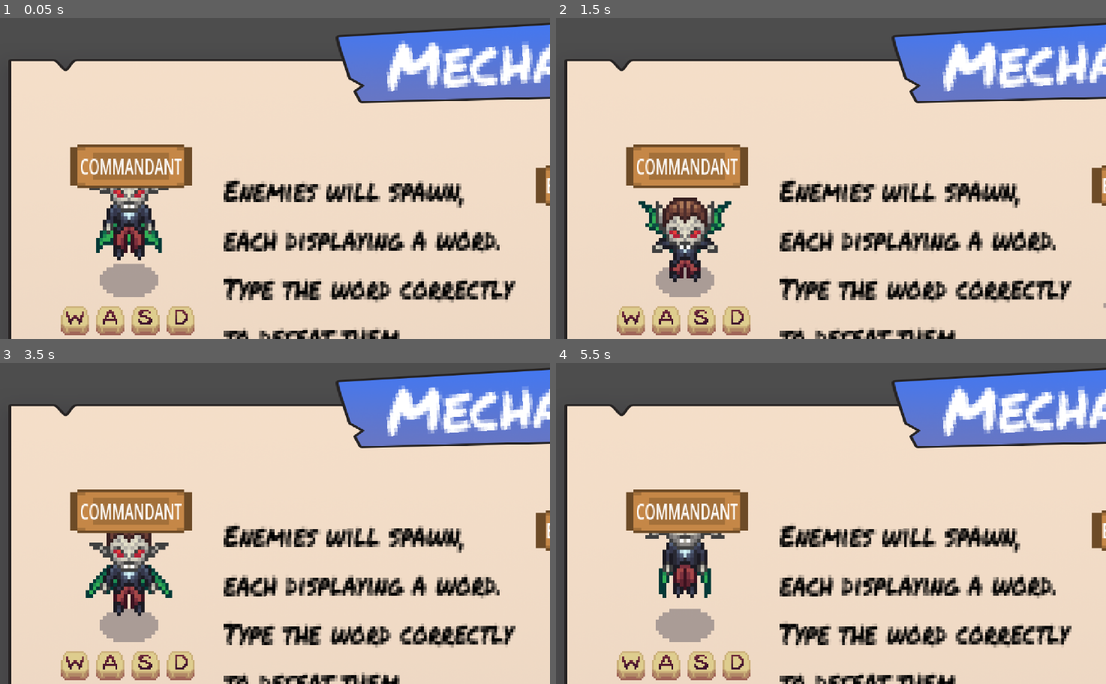
Above: before the commit, frames 1-4 (two rows, left to right).
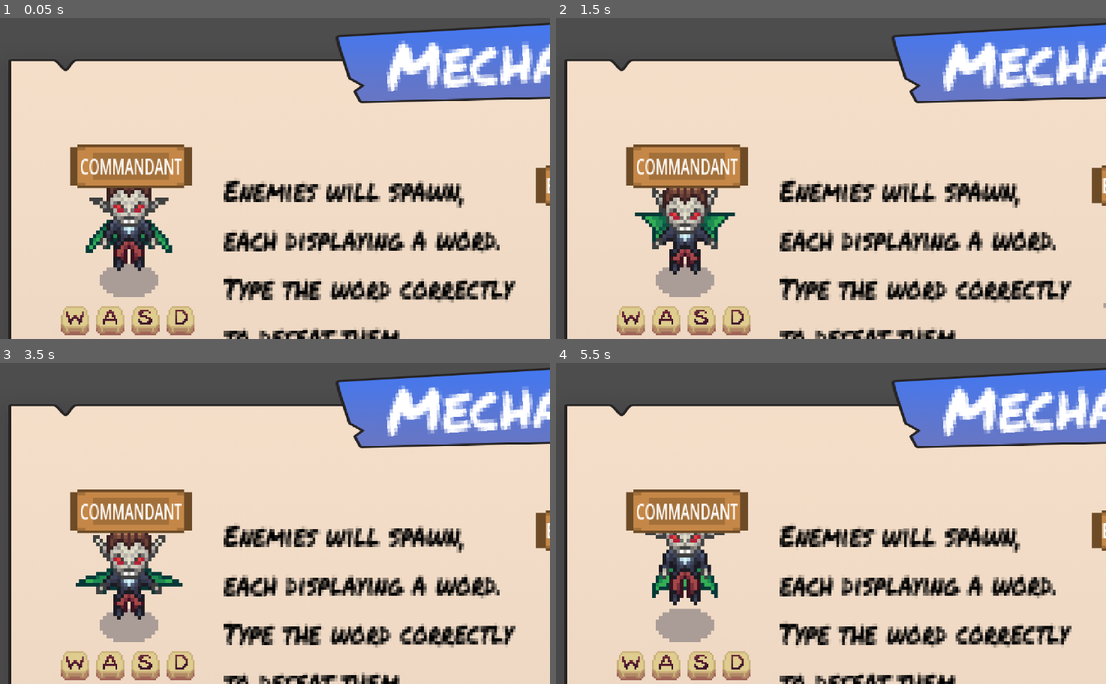
Above: after the commit, the same moments.

Repository: Mark-0909/Type-Wizard-Tower-Defense
Game: Godot game, scene res://nodes/controls.tscn
The game is run twice, just before and just after one commit, with the same random seed, the same clock (stepped at 60 frames per second) and the same inputs. This scene is started directly instead of the project's main scene.
Inputs (mouse positions are in pixels of both pictures, inside the frame that each line leads up to):
- Up to frame 1 (0.05 s): no input
- Up to frame 2 (1.5 s): tap Enter at 0.5 s; move the mouse to (935, 152) at 0.52 s; hold D 0.53-1.28 s; tap Space (Clear) at 0.6 s; move the mouse to (688, 188) at 1.27 s; hold S from 1.28 s (still down); tap 3 (explosion) at 1.35 s
- Up to frame 3 (3.5 s): move the mouse to (308, 443) at 2.02 s; release S at 2.03 s; hold D 2.03-2.78 s; tap 2 (frozen) at 2.1 s; move the mouse to (220, 584) at 2.77 s; hold W from 2.78 s (still down); tap 1 (health) at 2.85 s
- Up to frame 4 (5.5 s): move the mouse to (985, 565) at 3.52 s; release W at 3.53 s; hold A 3.53-5.03 s; tap B at 3.6 s; move the mouse to (627, 465) at 4.27 s; tap C at 4.35 s; move the mouse to (836, 517) at 5.02 s; hold S from 5.03 s (still down); tap E at 5.1 s

The runs differ from the first frame. In frame 1, 2.3% of the frame differs, in the area x 15-32%, y 52-79%; in frame 2, 2.7%, in the area x 14-33%, y 52-83%; in frame 3, 2.2%; in frame 4, 1.6%.

Commit message:
added uis

Diff:
--- a/nodes/controls.tscn
+++ b/nodes/controls.tscn
@@ -774,7 +774,7 @@
 scale = Vector2(4.47238, 3.71313)
 sprite_frames = SubResource("SpriteFrames_567vo")
 autoplay = "default"
-frame_progress = 0.704562
+frame_progress = 0.403108
 
 [node name="TextureRect" type="TextureRect" parent="enemy"]
 offset_left = -434.406
@@ -802,7 +802,7 @@
 scale = Vector2(5.57067, 5.21438)
 sprite_frames = SubResource("SpriteFrames_4my8h")
 autoplay = "default"
-frame_progress = 0.314006
+frame_progress = 0.0125529
 
 [node name="TextureRect" type="TextureRect" parent="Boss"]
 offset_left = -84.5132
@@ -891,7 +891,7 @@
 sprite_frames = SubResource("SpriteFrames_hti3b")
 animation = &"creation"
 autoplay = "default"
-frame_progress = 0.385554
+frame_progress = 0.0841007
 
 [node name="TextureRect" type="TextureRect" parent="Booster"]
 offset_left = 946.786
@@ -920,7 +920,7 @@
 sprite_frames = SubResource("SpriteFrames_dsvxo")
 animation = &"creation"
 autoplay = "default"
-frame_progress = 0.0881302
+frame_progress = 0.786676
 
 [node name="TextureRect" type="TextureRect" parent="Booster2"]
 offset_left = -49.6025
@@ -949,7 +949,7 @@
 sprite_frames = SubResource("SpriteFrames_0foc5")
 animation = &"creation"
 autoplay = "default"
-frame_progress = 0.431554
+frame_progress = 0.1301
 
 [node name="TextureRect" type="TextureRect" parent="Booster3"]
 offset_left = 941.823
--- /dev/null
+++ b/nodes/gameover.tscn
@@ -0,0 +1,102 @@
+[gd_scene load_steps=8 format=3 uid="uid://i2a6tsmi37hw"]
+
+[ext_resource type="Texture2D" uid="uid://dbxpkuu7xfw4y" path="res://assets/UI/LargeBackground.png" id="1_t4s6g"]
+[ext_resource type="Texture2D" uid="uid://b0fmsjqjd8lvd" path="res://assets/UI/RedTitle.png" id="2_8c6ef"]
+[ext_resource type="FontFile" uid="uid://c4jm3r4ebenno" path="res://PermanentMarker-Regular.ttf" id="3_t74k8"]
+[ext_resource type="Texture2D" uid="uid://coilopg4dqxnn" path="res://assets/UI/RedButton.png" id="4_aq13m"]
+[ext_resource type="Texture2D" uid="uid://ipdjtcclaavd" path="res://assets/UI/BlueButton.png" id="5_i5ql8"]
+
+[sub_resource type="AtlasTexture" id="AtlasTexture_ox14c"]
+atlas = ExtResource("4_aq13m")
+
+[sub_resource type="AtlasTexture" id="AtlasTexture_rvx2n"]
+atlas = ExtResource("5_i5ql8")
+
+[node name="Gameover" type="Control"]
+layout_mode = 3
+anchors_preset = 15
+anchor_right = 1.0
+anchor_bottom = 1.0
+grow_horizontal = 2
+grow_vertical = 2
+
+[node name="LargeBackground" type="Sprite2D" parent="."]
+position = Vector2(1113, 646)
+scale = Vector2(0.35877, 0.656242)
+texture = ExtResource("1_t4s6g")
+
+[node name="DialogueTitle" type="Sprite2D" parent="."]
+position = Vector2(1116, 254)
+scale = Vector2(0.744754, 1.09143)
+texture = ExtResource("2_8c6ef")
+
+[node name="pause" type="Label" parent="."]
+offset_left = 949.0
+offset_top = 198.0
+offset_right = 1040.0
+offset_bottom = 224.0
+rotation = -0.113497
+scale = Vector2(3.50947, 6.28084)
+theme_override_fonts/font = ExtResource("3_t74k8")
+theme_override_font_sizes/font_size = 17
+text = "Game Over"
+horizontal_alignment = 1
+
+[node name="closebtn" type="TextureButton" parent="."]
+offset_left = 912.0
+offset_top = 806.0
+offset_right = 1172.0
+offset_bottom = 982.0
+scale = Vector2(1.52681, 1.05821)
+texture_normal = SubResource("AtlasTexture_ox14c")
+
+[node name="Label" type="Label" parent="closebtn"]
+layout_mode = 0
+offset_left = 40.7888
+offset_top = 23.2128
+offset_right = 125.789
+offset_bottom = 47.2128
+scale = Vector2(2.16362, 5.40425)
+theme_override_fonts/font = ExtResource("3_t74k8")
+text = "Main menu"
+
+[node name="closebtn2" type="TextureButton" parent="."]
+offset_left = 936.0
+offset_top = 670.0
+offset_right = 1196.0
+offset_bottom = 846.0
+scale = Vector2(1.27486, 0.947753)
+texture_normal = SubResource("AtlasTexture_rvx2n")
+
+[node name="Label" type="Label" parent="closebtn2"]
+layout_mode = 0
+offset_left = 40.0044
+offset_top = 22.1576
+offset_right = 99.0044
+offset_bottom = 46.1576
+scale = Vector2(3.1514, 5.42744)
+theme_override_fonts/font = ExtResource("3_t74k8")
+text = "Restart"
+
+[node name="Label" type="Label" parent="."]
+offset_left = 1028.0
+offset_top = 340.0
+offset_right = 1113.0
+offset_bottom = 364.0
+scale = Vector2(2.16362, 5.40425)
+theme_override_colors/font_color = Color(0, 0, 0, 1)
+theme_override_fonts/font = ExtResource("3_t74k8")
+text = "Score"
+horizontal_alignment = 1
+
+[node name="Label2" type="Label" parent="."]
+offset_left = 909.0
+offset_top = 435.0
+offset_right = 994.0
+offset_bottom = 459.0
+scale = Vector2(4.92477, 8.4444)
+theme_override_colors/font_color = Color(0, 0, 0, 1)
+theme_override_fonts/font = ExtResource("3_t74k8")
+text = "1000
+"
+horizontal_alignment = 1
--- /dev/null
+++ b/nodes/pause.tscn
@@ -0,0 +1,115 @@
+[gd_scene load_steps=8 format=3 uid="uid://cr8ajdtw8nots"]
+
+[ext_resource type="Texture2D" uid="uid://dbxpkuu7xfw4y" path="res://assets/UI/LargeBackground.png" id="1_dmb0h"]
+[ext_resource type="Texture2D" uid="uid://dbflv46q4n8uu" path="res://assets/UI/DialogueTitle.png" id="2_j4dlm"]
+[ext_resource type="FontFile" uid="uid://c4jm3r4ebenno" path="res://PermanentMarker-Regular.ttf" id="3_xchy3"]
+[ext_resource type="Texture2D" uid="uid://coilopg4dqxnn" path="res://assets/UI/RedButton.png" id="4_fme0s"]
+[ext_resource type="Texture2D" uid="uid://ipdjtcclaavd" path="res://assets/UI/BlueButton.png" id="5_p07ih"]
+
+[sub_resource type="AtlasTexture" id="AtlasTexture_c4js3"]
+atlas = ExtResource("4_fme0s")
+
+[sub_resource type="AtlasTexture" id="AtlasTexture_26r1s"]
+atlas = ExtResource("5_p07ih")
+
+[node name="Pause" type="Control"]
+layout_mode = 3
+anchors_preset = 15
+anchor_right = 1.0
+anchor_bottom = 1.0
+grow_horizontal = 2
+grow_vertical = 2
+
+[node name="LargeBackground" type="Sprite2D" parent="."]
+position = Vector2(1113, 646)
+scale = Vector2(0.35877, 0.656242)
+texture = ExtResource("1_dmb0h")
+
+[node name="DialogueTitle" type="Sprite2D" parent="."]
+position = Vector2(1129, 269)
+scale = Vector2(0.744754, 1.09143)
+texture = ExtResource("2_j4dlm")
+
+[node name="pause" type="Label" parent="."]
+offset_left = 908.0
+offset_top = 172.0
+offset_right = 999.0
+offset_bottom = 198.0
+rotation = 0.0470527
+scale = Vector2(4.71628, 6.15829)
+theme_override_fonts/font = ExtResource("3_xchy3")
+theme_override_font_sizes/font_size = 17
+text = "Pause"
+horizontal_alignment = 1
+
+[node name="closebtn" type="TextureButton" parent="."]
+offset_left = 912.0
+offset_top = 806.0
+offset_right = 1172.0
+offset_bottom = 982.0
+scale = Vector2(1.52681, 1.05821)
+texture_normal = SubResource("AtlasTexture_c4js3")
+
+[node name="Label" type="Label" parent="closebtn"]
+layout_mode = 0
+offset_left = 40.7888
+offset_top = 23.2128
+offset_right = 125.789
+offset_bottom = 47.2128
+scale = Vector2(2.16362, 5.40425)
+theme_override_fonts/font = ExtResource("3_xchy3")
+text = "Main menu"
+
+[node name="CheckBox" type="CheckBox" parent="."]
+layout_mode = 0
+offset_left = 967.0
+offset_top = 529.0
+offset_right = 991.0
+offset_bottom = 553.0
+scale = Vector2(3.83333, 3.6)
+
+[node name="Label" type="Label" parent="CheckBox"]
+offset_left = 24.7826
+offset_top = -4.16667
+offset_right = 68.7826
+offset_bottom = 19.8333
+scale = Vector2(1.05126, 1.40463)
+theme_override_colors/font_color = Color(0, 0, 0, 1)
+theme_override_fonts/font = ExtResource("3_xchy3")
+text = "Mute"
+
+[node name="HSlider" type="HSlider" parent="."]
+layout_mode = 0
+offset_left = 1068.0
+offset_top = 440.0
+offset_right = 1230.0
+offset_bottom = 456.0
+scale = Vector2(1.46442, 3.74256)
+
+[node name="Label" type="Label" parent="HSlider"]
+offset_left = -104.479
+offset_top = -4.27515
+offset_right = -60.4786
+offset_bottom = 19.7248
+scale = Vector2(2.39346, 0.996252)
+theme_override_colors/font_color = Color(0, 0, 0, 1)
+theme_override_fonts/font = ExtResource("3_xchy3")
+text = "BGM"
+
+[node name="closebtn2" type="TextureButton" parent="."]
+offset_left = 936.0
+offset_top = 670.0
+offset_right = 1196.0
+offset_bottom = 846.0
+scale = Vector2(1.27486, 0.947753)
+texture_normal = SubResource("AtlasTexture_26r1s")
+
+[node name="Label" type="Label" parent="closebtn2"]
+layout_mode = 0
+offset_left = 41.5732
+offset_top = 17.9371
+offset_right = 98.5732
+offset_bottom = 41.9371
+scale = Vector2(3.1514, 5.42744)
+theme_override_fonts/font = ExtResource("3_xchy3")
+text = "Resume"
--- /dev/null
+++ b/nodes/settings.tscn
@@ -0,0 +1,115 @@
+[gd_scene load_steps=8 format=3 uid="uid://d1e274xa73v5q"]
+
+[ext_resource type="Texture2D" uid="uid://dbxpkuu7xfw4y" path="res://assets/UI/LargeBackground.png" id="1_d1dtm"]
+[ext_resource type="Texture2D" uid="uid://dbflv46q4n8uu" path="res://assets/UI/DialogueTitle.png" id="2_n71nw"]
+[ext_resource type="FontFile" uid="uid://c4jm3r4ebenno" path="res://PermanentMarker-Regular.ttf" id="3_voeox"]
+[ext_resource type="Texture2D" uid="uid://coilopg4dqxnn" path="res://assets/UI/RedButton.png" id="4_pkylv"]
+[ext_resource type="Texture2D" uid="uid://ipdjtcclaavd" path="res://assets/UI/BlueButton.png" id="5_i8hib"]
+
+[sub_resource type="AtlasTexture" id="AtlasTexture_c4js3"]
+atlas = ExtResource("4_pkylv")
+
+[sub_resource type="AtlasTexture" id="AtlasTexture_26r1s"]
+atlas = ExtResource("5_i8hib")
+
+[node name="Pause" type="Control"]
+layout_mode = 3
+anchors_preset = 15
+anchor_right = 1.0
+anchor_bottom = 1.0
+grow_horizontal = 2
+grow_vertical = 2
+
+[node name="LargeBackground" type="Sprite2D" parent="."]
+position = Vector2(1113, 646)
+scale = Vector2(0.35877, 0.656242)
+texture = ExtResource("1_d1dtm")
+
+[node name="DialogueTitle" type="Sprite2D" parent="."]
+position = Vector2(1129, 269)
+scale = Vector2(0.744754, 1.09143)
+texture = ExtResource("2_n71nw")
+
+[node name="pause" type="Label" parent="."]
+offset_left = 908.0
+offset_top = 172.0
+offset_right = 999.0
+offset_bottom = 198.0
+rotation = 0.0470527
+scale = Vector2(4.71628, 6.15829)
+theme_override_fonts/font = ExtResource("3_voeox")
+theme_override_font_sizes/font_size = 17
+text = "Pause"
+horizontal_alignment = 1
+
+[node name="closebtn" type="TextureButton" parent="."]
+offset_left = 912.0
+offset_top = 806.0
+offset_right = 1172.0
+offset_bottom = 982.0
+scale = Vector2(1.52681, 1.05821)
+texture_normal = SubResource("AtlasTexture_c4js3")
+
+[node name="Label" type="Label" parent="closebtn"]
+layout_mode = 0
+offset_left = 40.7888
+offset_top = 23.2128
+offset_right = 125.789
+offset_bottom = 47.2128
+scale = Vector2(2.16362, 5.40425)
+theme_override_fonts/font = ExtResource("3_voeox")
+text = "Main menu"
+
+[node name="CheckBox" type="CheckBox" parent="."]
+layout_mode = 0
+offset_left = 967.0
+offset_top = 529.0
+offset_right = 991.0
+offset_bottom = 553.0
+scale = Vector2(3.83333, 3.6)
+
+[node name="Label" type="Label" parent="CheckBox"]
+offset_left = 24.7826
+offset_top = -4.16667
+offset_right = 68.7826
+offset_bottom = 19.8333
+scale = Vector2(1.05126, 1.40463)
+theme_override_colors/font_color = Color(0, 0, 0, 1)
+theme_override_fonts/font = ExtResource("3_voeox")
+text = "Mute"
+
+[node name="HSlider" type="HSlider" parent="."]
+layout_mode = 0
+offset_left = 1068.0
+offset_top = 440.0
+offset_right = 1230.0
+offset_bottom = 456.0
+scale = Vector2(1.46442, 3.74256)
+
+[node name="Label" type="Label" parent="HSlider"]
+offset_left = -104.479
+offset_top = -4.27515
+offset_right = -60.4786
+offset_bottom = 19.7248
+scale = Vector2(2.39346, 0.996252)
+theme_override_colors/font_color = Color(0, 0, 0, 1)
+theme_override_fonts/font = ExtResource("3_voeox")
+text = "BGM"
+
+[node name="closebtn2" type="TextureButton" parent="."]
+offset_left = 936.0
+offset_top = 670.0
+offset_right = 1196.0
+offset_bottom = 846.0
+scale = Vector2(1.27486, 0.947753)
+texture_normal = SubResource("AtlasTexture_26r1s")
+
+[node name="Label" type="Label" parent="closebtn2"]
+layout_mode = 0
+offset_left = 41.5732
+offset_top = 17.9371
+offset_right = 98.5732
+offset_bottom = 41.9371
+scale = Vector2(3.1514, 5.42744)
+theme_override_fonts/font = ExtResource("3_voeox")
+text = "Resume"
--- a/scripts/controls.gd
+++ b/scripts/controls.gd
@@ -23,4 +23,3 @@
 	for i in range(15):
 		modulate.a = lerp(1.0, 0.0, i / 15.0)
 		await get_tree().create_timer(0.02).timeout
-	queue_free()
